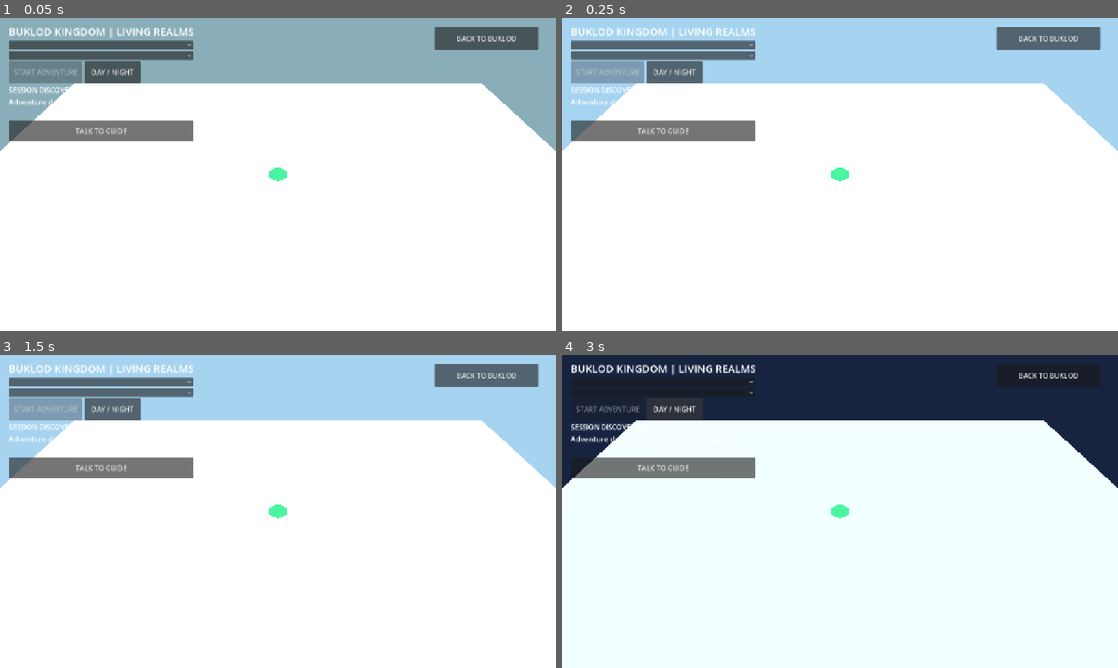
Above: before the commit, frames 1-4 (two rows, left to right).
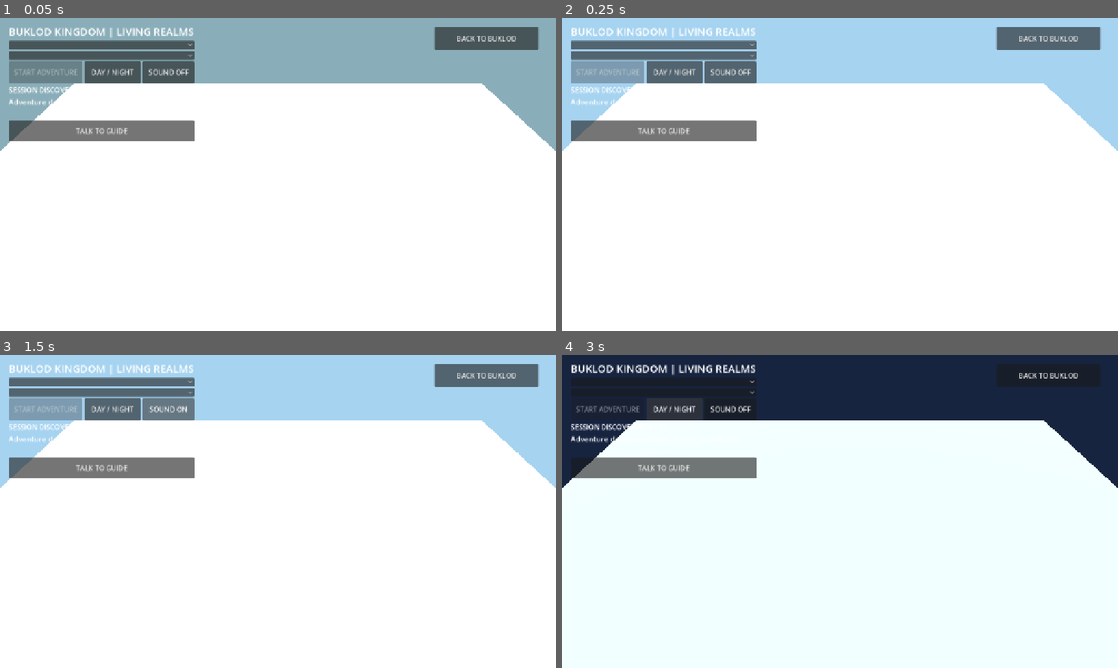
Above: after the commit, the same moments.

Repository: faust-0612/BUKLOD-Rork
Game: Godot game, scene res://scenes/LivingKingdom.tscn
Two runs of this game, one before a commit and one after it. Both use one fixed random seed, a clock stepped at 60 frames per second and the inputs below. This scene is started directly instead of the project's main scene.
Inputs (mouse positions are in pixels of both pictures, inside the frame that each line leads up to):
- Up to frame 1 (0.05 s): no input
- Up to frame 2 (0.25 s): no input
- Up to frame 3 (1.5 s): click "TALK TO GUIDE" at 0.5 s; click (166, 408) at 1.25 s, where only the run after the commit has a clickable "SOUND OFF"
- Up to frame 4 (3 s): click (728, 408) at 2 s, where only the run after the commit has a clickable "SOUND ON"; click "DAY / NIGHT" at 2.75 s

The runs differ from the first frame. In frame 1, 0.9% of the frame differs, in the area x 13-52%, y 7-53%; in frame 2, 0.9%; in frame 3, 0.9%; in frame 4, 0.3%.

Commit message:
feat(kingdom): original 13 articulated 3D models, 65 animation clips and seven original audio cues

Diff:
--- a/godot/empire-arena/scripts/living_kingdom.gd
+++ b/godot/empire-arena/scripts/living_kingdom.gd
@@ -1,5 +1,5 @@
 ## Independent Kingdom adventure on the existing reviewed 3D renderer.
-## Shared rig is an explorer, not a claim of 13 individually modeled heroes.
+## Uses original procedural articulated character meshes; visual quality remains device-gated.
 extends "res://scripts/premium_world_3d.gd"
 
 const MissionState = preload("res://scripts/kingdom_mission_state.gd")
@@ -19,8 +19,14 @@
 var night := false
 var pending_target := -1
 var realm_visuals: Node3D
-var guide: Sprite3D
-var guide_texture_cache: Dictionary = {}
+var guide: Node3D
+var original_character_id := "phan"
+var sound_player: AudioStreamPlayer
+var sound_enabled := false
+var sound_button: Button
+var guide_anim: AnimationPlayer
+var motion_clip := ""
+var footstep_time := 0.0
 var ground_material: StandardMaterial3D
 var realm_environment: Environment
 var guide_notice: Label
@@ -69,11 +75,8 @@
         mission_targets.append(TARGETS[i])
     return_marker = _marker(START, Color("#77f1c5"))
     return_marker.visible = false
-    guide = Sprite3D.new()
-    guide.billboard = BaseMaterial3D.BILLBOARD_ENABLED
-    guide.hframes = 4
-    guide.vframes = 2
-    guide.position = Vector3(0, 1.65, -1.5)
+    guide = Node3D.new()
+    guide.position = Vector3(0, 0, -1.5)
     add_child(guide)
     guide_label = Label3D.new()
     guide_label.position = Vector3(0, 3.3, -1.5)
@@ -83,19 +86,88 @@
     guide_label.outline_size = 9
     add_child(guide_label)
 
-func _guide_texture(id: String) -> Texture2D:
-    if guide_texture_cache.has(id):
-        return guide_texture_cache[id]
-    var bytes := FileAccess.get_file_as_bytes("res://art/fullbody/" + id + "_idle.png")
-    var img := Image.new()
-    if bytes.is_empty() or img.load_png_from_buffer(bytes) != OK or img.get_width() % 4 != 0 or img.get_height() % 2 != 0:
+func _original_hero(id: String) -> Node3D:
+    if not id in ["phan","quin","van","christian","lhen","ace","ellusur","jawo","mitch","niel","angel","vhen","trudice"]:
         return null
-    var texture := ImageTexture.create_from_image(img)
-    # Keep only two decoded atlases; never load all 13 at once.
-    if guide_texture_cache.size() >= 2:
-        guide_texture_cache.clear()
-    guide_texture_cache[id] = texture
-    return texture
+    var raw := FileAccess.get_file_as_bytes("res://kingdom-original/heroes/" + id + ".glb")
+    if raw.size() < 1024 or raw.size() > 4000000:
+        return null
+    var importer := GLTFDocument.new()
+    var state := GLTFState.new()
+    if importer.append_from_buffer(raw, "res://kingdom-original/heroes/", state) != OK:
+        return null
+    var model: Node = importer.generate_scene(state)
+    return model as Node3D
+
+func _build_avatar() -> void:
+    player = Node3D.new()
+    player.name = "OriginalLocalExplorer"
+    add_child(player)
+    var model := _original_hero(original_character_id)
+    if model != null:
+        player.add_child(model)
+        visual_count += 1
+    _play_avatar_animation("Idle")
+    sound_player = AudioStreamPlayer.new()
+    sound_player.volume_db = -13.0
+    add_child(sound_player)
+
+func _set_guide(id: String) -> void:
+    for child in guide.get_children():
+        guide.remove_child(child)
+        child.queue_free()
+    guide_anim = null
+    var model := _original_hero(id)
+    guide.visible = model != null
+    if model == null:
+        return
+    guide.add_child(model)
+    model.rotation.y = PI
+    for candidate in model.find_children("*", "AnimationPlayer", true, false):
+        if candidate is AnimationPlayer:
+            guide_anim = candidate
+            for clip in guide_anim.get_animation_list():
+                if "idle" in str(clip).to_lower():
+                    var animation := guide_anim.get_animation(clip)
+                    animation.loop_mode = Animation.LOOP_LINEAR
+                    guide_anim.play(clip)
+                    break
+            break
+
+func _play_avatar_animation(desired: String) -> void:
+    if player == null or desired == motion_clip:
+        return
+    for candidate in player.find_children("*", "AnimationPlayer", true, false):
+        if candidate is AnimationPlayer:
+            for clip in candidate.get_animation_list():
+                if desired.to_lower() in str(clip).to_lower():
+                    var animation: Animation = candidate.get_animation(clip)
+                    if desired in ["Idle", "Walk", "Run"]:
+                        animation.loop_mode = Animation.LOOP_LINEAR
+                    candidate.play(clip, 0.12)
+                    motion_clip = desired
+                    return
+
+func _play_original_sound(id: String) -> void:
+    if not sound_enabled or sound_player == null or not id in ["start","discover","guide","complete","footstep","ambience","return"]:
+        return
+    if id == "footstep" and sound_player.playing:
+        return
+    var raw := FileAccess.get_file_as_bytes("res://kingdom-original/audio/" + id + ".wav")
+    if raw.is_empty():
+        return
+    var stream := AudioStreamWAV.load_from_buffer(raw)
+    if stream != null:
+        sound_player.stream = stream
+        sound_player.play()
+
+func _toggle_original_audio() -> void:
+    sound_enabled = not sound_enabled
+    sound_button.text = "SOUND ON" if sound_enabled else "SOUND OFF"
+    if not sound_enabled:
+        sound_player.stop()
+    else:
+        _play_original_sound("guide")
 
 func _realm_prop(id: String, at: Vector3, size: float, angle: float) -> void:
     if realm_visuals.get_child_count() >= 20:
@@ -140,10 +212,7 @@
         var mat: StandardMaterial3D = target_nodes[i].material_override
         mat.albedo_color = accent
         mat.emission = accent
-    guide.texture = _guide_texture(str(realm.get("id", "")))
-    if guide.texture != null:
-        guide.pixel_size = 2.5 / float(guide.texture.get_height() / 2)
-    guide.visible = guide.texture != null
+    _set_guide(str(realm.get("id", "")))
     guide_label.text = str(realm.get("theme", "")) + " GUIDE"
     guide_label.modulate = accent
     guide_talking = false
@@ -208,6 +277,11 @@
     sky_button.custom_minimum_size = Vector2(130, 50)
     sky_button.pressed.connect(_toggle_sky)
     controls.add_child(sky_button)
+    sound_button = Button.new()
+    sound_button.text = "SOUND OFF"
+    sound_button.custom_minimum_size = Vector2(120, 48)
+    sound_button.pressed.connect(_toggle_original_audio)
+    controls.add_child(sound_button)
     next_button = Button.new()
     next_button.text = "NEXT ADVENTURE"
     next_button.custom_minimum_size = Vector2(160, 48)
@@ -251,6 +325,7 @@
         guide_notice.text = "Walk to the guide to talk."
         return
     guide_talking = true
+    _play_original_sound("guide")
     guide_notice.text = str(realm_profile.get("dialogue", ""))
 
 func _select_realm(index: int) -> void:
@@ -294,7 +369,8 @@
     elif realm_index < realms.size():
         var missions: Array = realms[realm_index].get("missions", [])
         if mission_index < missions.size():
-            quest.begin(missions[mission_index])
+            if quest.begin(missions[mission_index]):
+                _play_original_sound("start")
     pending_target = -1
     destination = player.position
     _update_quest_status()
@@ -337,20 +413,26 @@
             daylight_update = 0.0
             _apply_daylight()
     if guide != null:
-        guide.frame = int(elapsed * 5.0) % 8
         guide_near = player.position.distance_to(Vector3(0, 0, -1.5)) <= 3.2
         talk_button.disabled = not guide_near
         if guide_talking and not guide_near:
             guide_talking = false
             guide_notice.text = str(realm_profile.get("biome", ""))
+    if player.position.distance_to(destination) > 0.3:
+        footstep_time += delta
+        if footstep_time >= 0.46:
+            footstep_time = 0.0
+            _play_original_sound("footstep")
     if pending_target < 0 or player.position.distance_to(destination) > 1.0:
         return
     var index := pending_target
     pending_target = -1
     if index == 3:
-        quest.finish(player.position.distance_to(START))
+        if quest.finish(player.position.distance_to(START)):
+            _play_original_sound("complete")
     else:
-        quest.visit(index, player.position.distance_to(mission_targets[index]))
+        if quest.visit(index, player.position.distance_to(mission_targets[index])):
+            _play_original_sound("return" if quest.phase == "return" else "discover")
     _update_quest_status()
 
 func _update_quest_status() -> void:
@@ -383,6 +465,7 @@
     result["local_completed"] = quest.completed.duplicate()
     result["biome"] = realm_profile.get("biome", "")
     result["realm_props"] = realm_visuals.get_child_count() if realm_visuals != null else 0
-    result["guide_ready"] = guide != null and guide.texture != null
+    result["guide_ready"] = guide != null and guide.get_child_count() > 0 and guide_anim != null
+    result["original_avatar"] = player != null and player.get_child_count() > 0
     result["guide_near"] = guide_near
     return result
--- a/godot/empire-arena/tests/living_kingdom_smoke.gd
+++ b/godot/empire-arena/tests/living_kingdom_smoke.gd
@@ -39,7 +39,7 @@
     for i in range(13):
         world._select_realm(i)
         var snap: Dictionary = world.get_dev_snapshot()
-        if snap.get("realm_props", 0) < 8 or not snap.get("guide_ready", false):
+        if snap.get("realm_props", 0) < 8 or not snap.get("guide_ready", false) or not snap.get("original_avatar", false):
             quit(10)
             return
         biomes[snap.get("biome")] = true
